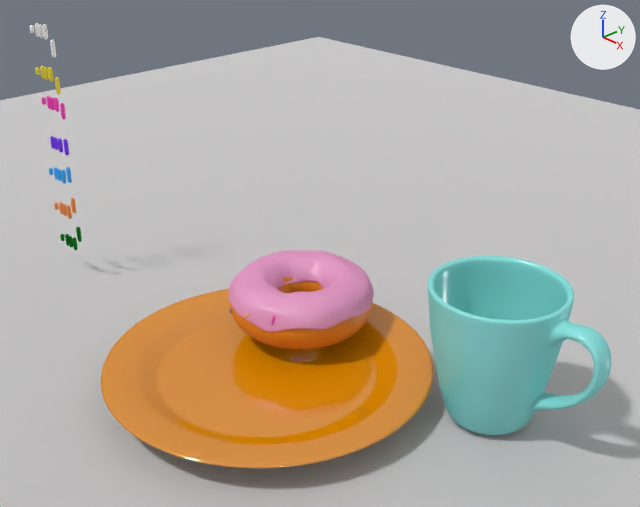
Before and after pictures for a commit that changed the Blender file donut.blend.
Camera for both pictures: a 50 mm lens placed at (0.316, -0.249, 0.29), pointed at (0.0, 0.049, 0.082). The lights are fixed; the arrows at upper right show +X, +Y and +Z.

The scene before the commit, as lines of its bpy script (objects in view):
```python
ob_mug_body = bpy.data.objects.new('Mug body', me_cylinder)
ob_mug_body.location = (0.0955, 0.0799, 0.0546)
ob_plate = bpy.data.objects.new('plate', me_cylinder_001)
ob_plate.location = (-0.0049, 0.0143, 0.051)
ob_table = bpy.data.objects.new('Table', me_plane)
ob_table.location = (-0.0075, 0.0143, 0.0107)
ob_table.rotation_euler = (0.0, 0.0, 1.571)  # degrees (0, 0, 90)
ob_table.scale = (0.643, 0.643, 0.643)
ob_torus_000 = bpy.data.objects.new('Torus.000', me_torus_002)
ob_torus_000.location = (-0.0235, 0.0556, 0.0437)
ob_torus_001 = bpy.data.objects.new('Torus.001', me_torus_001)
ob_torus_001.location = (-0.0235, 0.0556, 0.042)
```
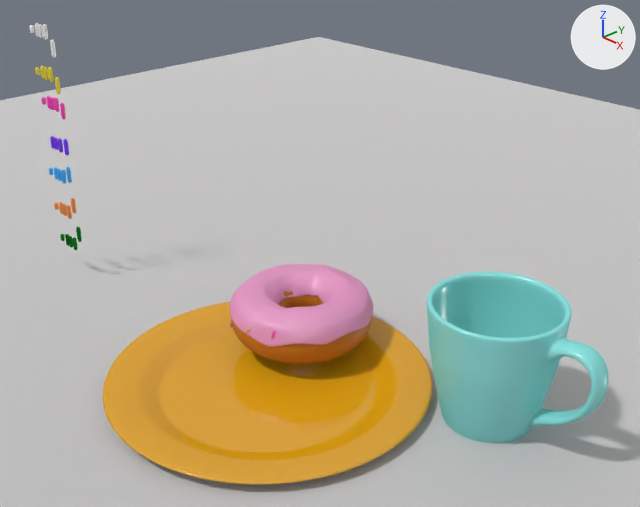
Changed parts and their boxes (x1, y1, x2, y2) in the pictures (640 x 507 px):
'plate', surface changed, recoloured, moved: before (101, 289, 433, 468); after (103, 302, 432, 484)
'Mug body', moved: before (428, 256, 611, 435); after (427, 272, 609, 443)
'Torus.000', moved: before (229, 250, 374, 332); after (229, 264, 374, 347)
'Torus.001', recoloured, moved: before (230, 277, 373, 349); after (231, 291, 372, 364)

Edits to the bpy script that builds the scene:
```text
Change mat_bread:
    mat_bread.base_color: (0.8, 0.247, 0.0114) -> (0.543, 0.17, 0.0086)  # orange #e7881c -> orange #c37317
Change mat_material:
    where n1 = _N.new('ShaderNodeMixShader'); n1.name = 'Mix Shader'
    n1.inputs[0].default_value: 0.183 -> 0.125  # 'Factor'
    where n2 = _N.new('ShaderNodeBsdfDiffuse'); n2.name = 'Diffuse BSDF'
    n2.inputs[0].default_value: (0.8, 0.28, 0.0, 1.0) -> (0.8, 0.384, 0.00729, 1.0)  # 'Color', orange #e79000 -> 'Color', orange #e7a715
Change ob_torus_001:
    ob_torus_001.location: (-0.0235, 0.0556, 0.042) -> (-0.0235, 0.0556, 0.0326)
Change ob_torus_000:
    ob_torus_000.location: (-0.0235, 0.0556, 0.0437) -> (-0.0235, 0.0556, 0.0343)
Change ob_mug_body:
    ob_mug_body.location: (0.0955, 0.0799, 0.0546) -> (0.0955, 0.0799, 0.0452)
Change ob_plate:
    ob_plate.location: (-0.0049, 0.0143, 0.051) -> (-0.0049, 0.0143, 0.0416)
```
